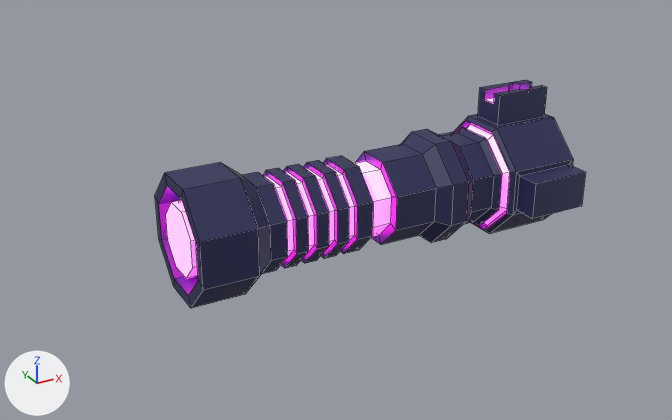
Two versions of the FBX model SpaceInvader/Blends/Sharpshooter_1.fbx, one commit apart.
Both versions are drawn from a 50 mm lens placed at (-2.68, -4.08, 2.02), pointed at (-0.45, -0.02, -0.01). The lights are fixed; the arrows at lower left show +X, +Y and +Z. Mesh edges are drawn as thin lines.
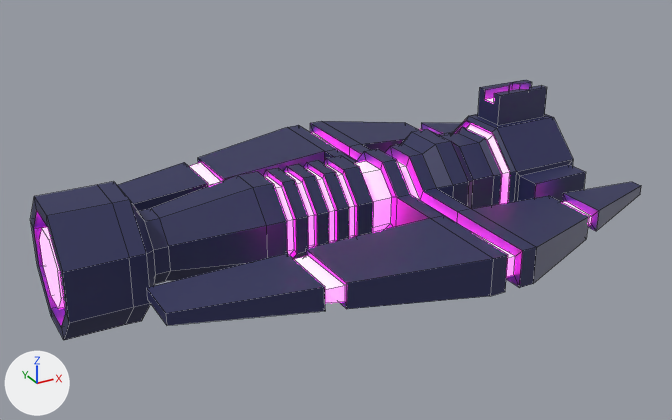
What differs and where, as boxes (x1, y1, x2, y2) in the pictures (672 x 420 px):
'Cube', reshaped (42% wider, 14% taller): before (155, 80, 586, 308); after (30, 80, 641, 340)
part 1 of me_cube_001, built on: before (165, 144, 436, 308); after (30, 121, 641, 340)

Edits to the bpy script that builds the scene:
```text
Change me_cube_001:
    used by ob_cube; location = (0.0, 0.0, 0.0)
    remove me_cube_001.from_pydata(...)  # 368 vertices, 354 faces; spans x -1.34..0.94, y -0.46..0.46, z -0.33..0.5
    add me_cube_001.from_pydata(...)  # 552 vertices, 538 faces; spans x -1.98..1.19, y -1.08..1.08, z -0.33..0.5
    me_cube_001 part 1
    16 faces are deleted
    8 vertices in x -1.33, y -0.18..0.18, z -0.18..0.18 move by (-0.64, 0.0, 0.0)
    8 vertices in x -0.94, y -0.25..0.25, z -0.25..0.25 move by (-0.02, 0.0, 0.0)
    40 vertices move from x -1.34..-1.04, y -0.32..0.32, z -0.32..0.32 to x -1.98..-1.44, y -0.32..0.32, z -0.32..0.32
    90 vertices are added at x -1.98..1.19, y -1.03..1.03, z -0.26..0.26
    8 new vertices lie (0.1, 0.0, 0.0) away from vertices in x -1.33, y -0.18..0.18, z -0.18..0.18
    8 new vertices lie (0.08, 0.0, 0.0) away from vertices in x -0.2, y -0.25..0.25, z -0.25..0.25
    8 new vertices lie (-0.08, 0.0, 0.0) away from vertices in x 0.05, y -0.25..0.25, z -0.25..0.25
    8 new vertices lie (0.0, -0.31, 0.0) away from vertices in x -0.2..0.05, y -0.25, z -0.1..0.1
    8 new vertices lie (0.0, 0.31, 0.0) away from vertices in x -0.2..0.05, y 0.25, z -0.1..0.1
    8 new vertices lie (0.0, -0.52, 0.0) away from vertices in x -0.2..0.05, y -0.56, z -0.1..0.1
    8 new vertices lie (0.0, 0.52, 0.0) away from vertices in x -0.2..0.05, y 0.56, z -0.1..0.1
    14 new vertices lie (0.0, 0.0, 0.06) away from vertices in x -1.65..1.19, y -0.86..0.86, z -0.03
    12 new vertices lie (0.09, 0.0, 0.0) away from vertices in x -0.97..-0.12, y -1.03..1.03, z -0.18..0.18
    12 new vertices lie (0.0, 0.0, 0.12) away from vertices in x -0.97..0.67, y -0.88..0.88, z -0.06
    160 new faces join them, mat_ss_main (dark blue #2a2c58)
    40 new faces join them, mat_ss_glow (white #f8fff7)
```
